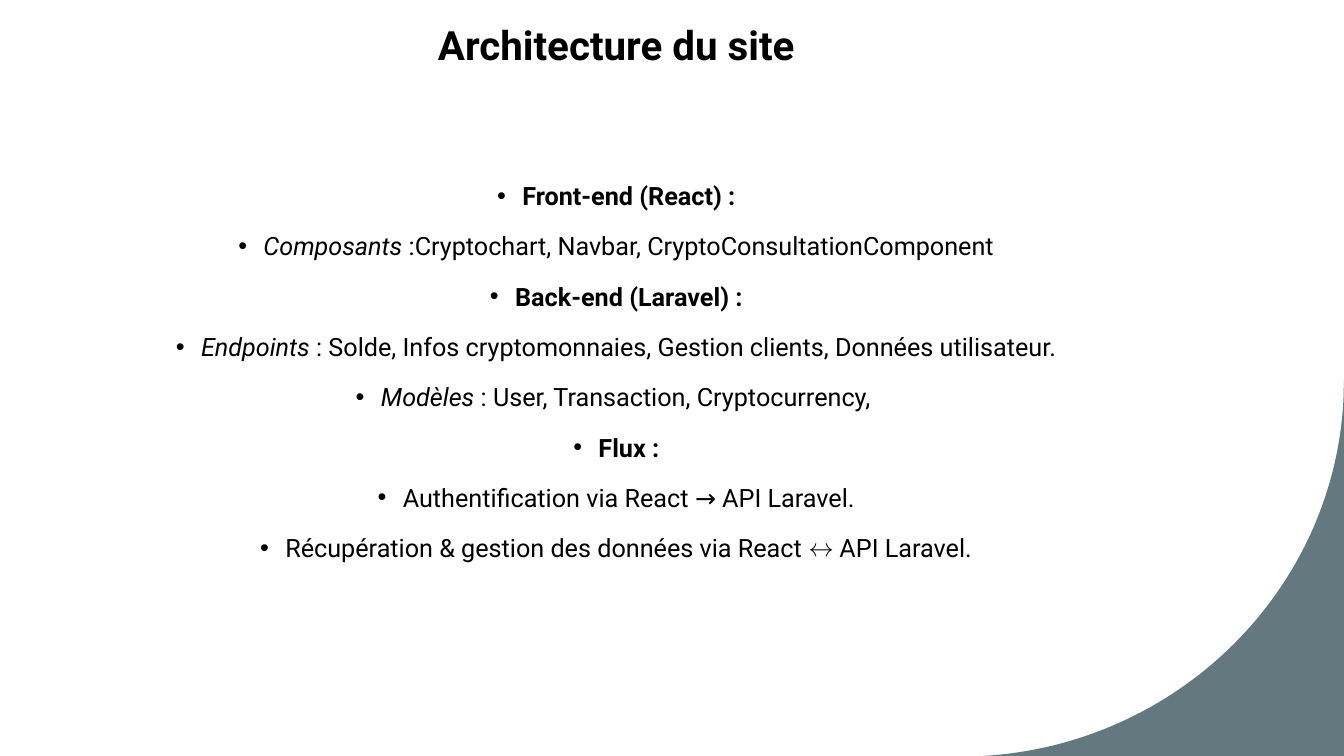
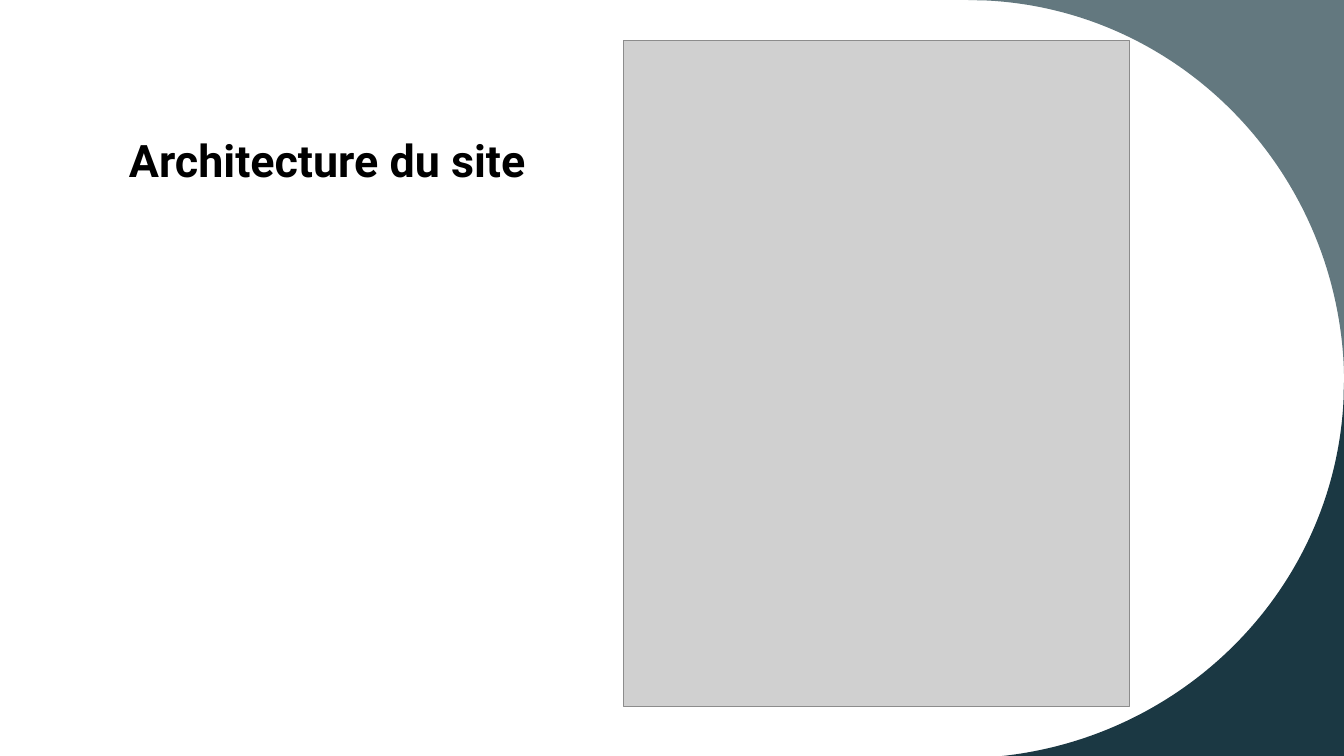
Before and after one commit to FlorentGATTI/projet-finale_bitchest, a slide deck: slide 6 of Bitchest_slides.pptx (slide 7 before the commit). Drawn at 1344x756 pixels with LibreOffice and Linux fonts; fonts in the diff are those of the drawing; grey boxes stand for pictures. Boxes give left, top, right and bottom in pixels: in the first picture for what was removed or moved away, otherwise in the second. Text is boxed around its words. In the diff, an @@ line names an element or a change of style, - is before the commit and + after.

```diff
--- a/Bitchest_slides.pptx
+++ b/Bitchest_slides.pptx
@@ rectangle added at box(0, 0, 1344, 756), fill #FFFFFF @@
@@ freeform shape added at box(969, 0, 1344, 374), fill #63787F @@
@@ picture added at box(623, 40, 1130, 707) @@
@@ title "Architecture du site": place and size @@
-title "Architecture du site" at box(438, 29, 795, 61)
+title "Architecture du site" at box(129, 143, 525, 178)
@@ title "Architecture du site" at box(129, 143, 525, 178): size 28.8 to 32 pt; alignment centre to left @@
@@ text removed at box(201, 185, 1056, 563) @@
-• Front-end (React) :
-• Composants :Cryptochart, Navbar, CryptoConsultationComponent
-• Back-end (Laravel) :
-• Endpoints : Solde, Infos cryptomonnaies, Gestion clients, Données utilisateur.
-• Modèles : User, Transaction, Cryptocurrency,
-• Flux :
-• Authentification via React → API Laravel.
-• Récupération & gestion des données via React ↔ API Laravel.
@@ freeform shape added at box(971, 383, 1344, 756), fill #1B3843 @@
```
Also in this commit, not shown: 2 other slides changed, 1 slide added, 2 slides removed, 1 other file.
